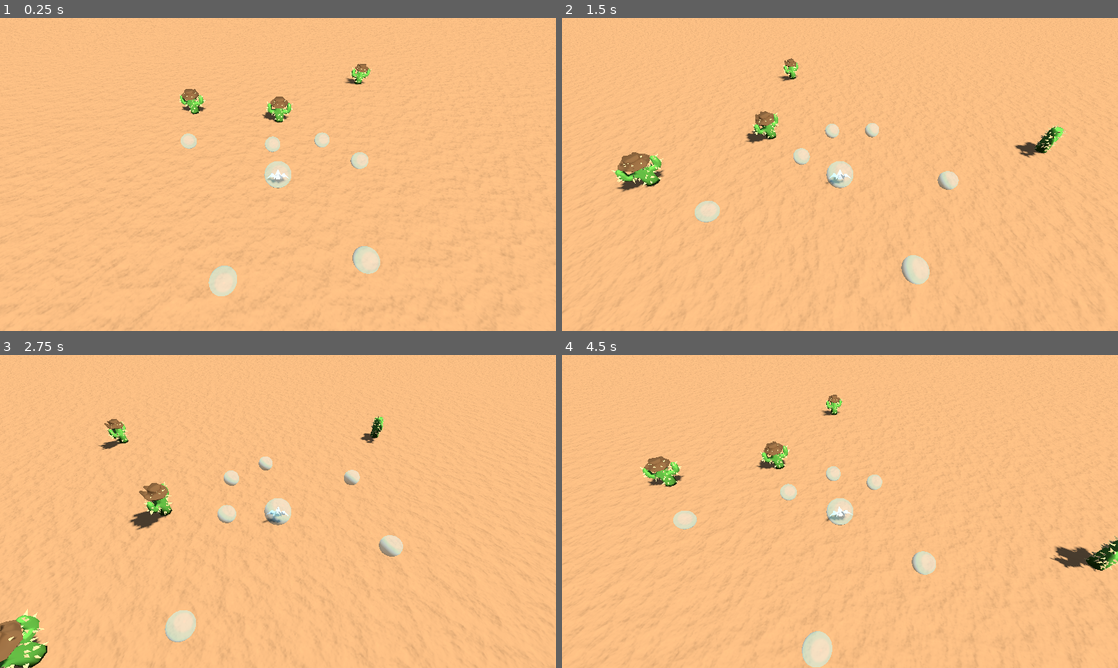
Above: before the commit, frames 1-4 (two rows, left to right).
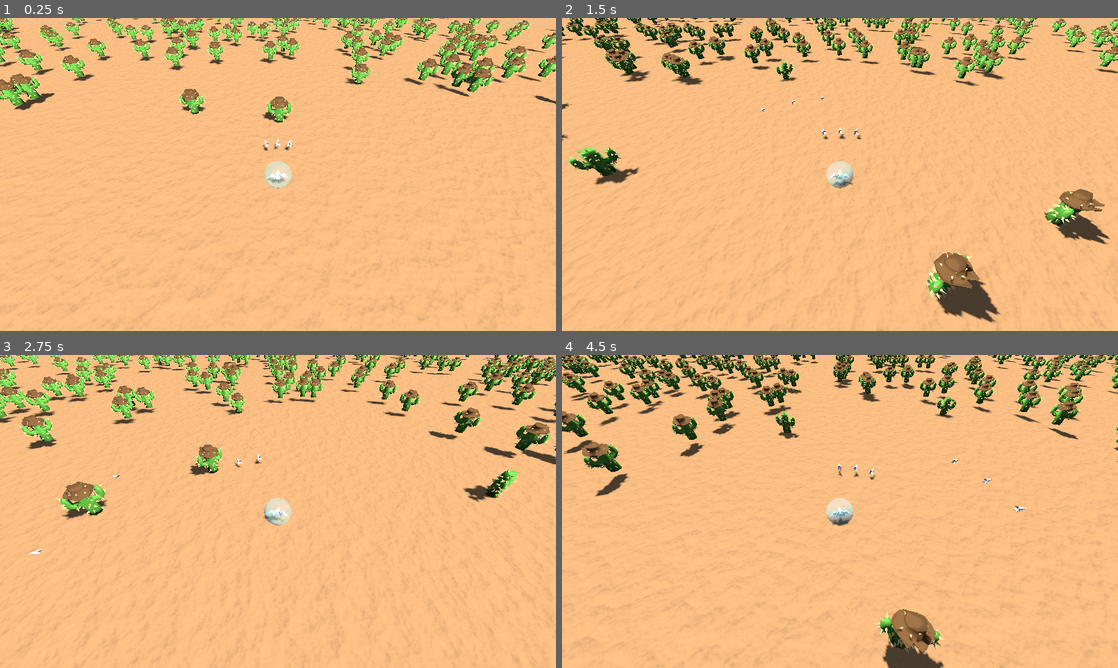
Above: after the commit, the same moments.

Repository: dicemaster5/BubbleSurvivors
Game: Godot game, scene res://scenes/world.tscn
Two runs of this game, one before a commit and one after it. Both use one fixed random seed, a clock stepped at 60 frames per second and the inputs below.
Inputs:
- Up to frame 1 (0.25 s): no input
- Up to frame 2 (1.5 s): hold D (move_right) 0.53-1.28 s; hold S (move_down) from 1.28 s (still down)
- Up to frame 3 (2.75 s): release S (move_down) at 2.03 s; hold D (move_right) from 2.03 s (still down)
- Up to frame 4 (4.5 s): release D (move_right) at 2.78 s; hold W (move_up) 2.78-3.53 s; hold A (move_left) from 3.53 s (still down)

The runs differ from the first frame. In frame 1, 9.4% of the frame differs, in the area x 0-100%, y 0-89%; in frame 2, 14%; in frame 3, 14%; in frame 4, 15%, in the area x 0-100%, y 0-100%.

Commit message:
Add back enemies and projectiles

Diff:
--- a/scenes/enemy.gd
+++ b/scenes/enemy.gd
@@ -15,8 +15,9 @@
 func _ready() -> void:
 	$Damageable.died.connect(handle_despawn)
 
-func _physics_process(_delta: float) -> void:
-
+func _physics_process(delta: float) -> void:
+	if target == null:
+		return
 	velocity = (target.global_position - global_position).normalized() * speed
 
 	# make the enemy face the target
@@ -25,7 +26,6 @@
 	rotation.y = -(target_xy - self_xy).angle() + PI / 2.0
 
 	move_and_slide()
-	global_position.y = 0
 
 	if global_position.distance_to(target.global_position) > max_dist_from_target:
 		handle_despawn()
@@ -35,5 +35,5 @@
 	queue_free()
 
 # Called every frame. 'delta' is the elapsed time since the previous frame.
-func _process(_delta: float) -> void:
+func _process(delta: float) -> void:
 	pass
--- a/scenes/enemy_spawner.gd
+++ b/scenes/enemy_spawner.gd
@@ -14,7 +14,7 @@
 var current_enemy_value: int = 0
 
 func _ready() -> void:
-	player_target = get_parent()
+	player_target = get_tree().get_root().get_node("World/Player")
 
 func _process(_delta: float) -> void:
 	while current_enemy_value < target_enemy_value:
@@ -23,7 +23,6 @@
 func spawn_enemy() -> void:
 	var enemy = enemy_scene.instantiate()
 	var enemy_parent = get_tree().get_root()
-	enemy_parent.add_child(enemy)
 
 	enemy.target = player_target
 
@@ -35,9 +34,11 @@
 	var rand_radius = sqrt(min_square + randf() * (max_square - min_square))
 
 	enemy.global_position = global_position + Vector3(cos(rand_dir) * rand_radius, 0, sin(rand_dir) * rand_radius)
+	enemy.despawned.connect(on_enemy_despawned)
+
+	enemy_parent.add_child(enemy)
+
 	current_enemy_value += enemy.value
-
-	enemy.despawned.connect(on_enemy_despawned)
 
 func on_enemy_despawned(value: int) -> void:
 	current_enemy_value -= value
--- a/scenes/player.tscn
+++ b/scenes/player.tscn
@@ -1,8 +1,12 @@
-[gd_scene load_steps=6 format=3 uid="uid://7ohxd0qm20qn"]
+[gd_scene load_steps=10 format=3 uid="uid://7ohxd0qm20qn"]
 
 [ext_resource type="Script" path="res://scripts/player.gd" id="1_mbgsa"]
 [ext_resource type="Material" uid="uid://cvs5cryl31buk" path="res://materials/bubble.tres" id="2_4uq68"]
 [ext_resource type="PackedScene" uid="uid://c1alrmmevr3dm" path="res://models/player/Ship.glb" id="3_vheof"]
+[ext_resource type="PackedScene" uid="uid://cii1lsucm3j0x" path="res://scenes/enemy_spawner.tscn" id="5_6wonv"]
+[ext_resource type="Script" path="res://scripts/projectile_spawner.gd" id="5_feg4p"]
+[ext_resource type="PackedScene" uid="uid://75yulxtrp7dk" path="res://scenes/projectile.tscn" id="6_52ojm"]
+[ext_resource type="PackedScene" uid="uid://bj8ad7oh5pca4" path="res://scenes/enemy.tscn" id="6_wqvc3"]
 
 [sub_resource type="SphereShape3D" id="SphereShape3D_faupd"]
 radius = 0.75
@@ -14,8 +18,6 @@
 collision_layer = 2
 collision_mask = 30
 script = ExtResource("1_mbgsa")
-acceleration = 0.05
-friction = 0.05
 
 [node name="CollisionShape3D" type="CollisionShape3D" parent="."]
 shape = SubResource("SphereShape3D_faupd")
@@ -28,4 +30,15 @@
 [node name="Ship" parent="." instance=ExtResource("3_vheof")]
 transform = Transform3D(0.5, 0, 0, 0, 0.5, 0, 0, 0, 0.5, 0, 0, 0)
 
+[node name="EnemySpawner" parent="." instance=ExtResource("5_6wonv")]
+enemy_scene = ExtResource("6_wqvc3")
+
+[node name="ProjectileSpawner" type="Node" parent="."]
+script = ExtResource("5_feg4p")
+projectile_scene = ExtResource("6_52ojm")
+
+[node name="FireTimer" type="Timer" parent="ProjectileSpawner"]
+wait_time = 0.4
+autostart = true
+
 [editable path="Ship"]
--- a/scenes/world.tscn
+++ b/scenes/world.tscn
@@ -25,6 +25,10 @@
 
 [node name="World" type="Node3D"]
 
+[node name="Player" parent="." instance=ExtResource("3_stshx")]
+collision_layer = 1
+collision_mask = 31
+
 [node name="GameManager" type="Node" parent="."]
 script = ExtResource("3_xifi4")
 
@@ -34,9 +38,6 @@
 lerp_speed = 20.0
 target = NodePath("../Player")
 offset = Vector3(0, 8, 8)
-
-[node name="Player" parent="." instance=ExtResource("3_stshx")]
-collision_mask = 7
 
 [node name="Ground" type="StaticBody3D" parent="."]
 collision_layer = 32
@@ -78,19 +79,37 @@
 shadow_enabled = true
 
 [node name="CollectableBubble" parent="." instance=ExtResource("8_kk2hr")]
-transform = Transform3D(1, 0, 0, 0, 1, 0, 0, 0, 1, 4.8529, 0.499999, -1.16496)
+transform = Transform3D(1, 0, 0, 0, 1, 0, 0, 0, 1, 8.88721, 0.5, 1.25369)
+collision_layer = 16
+collision_mask = 59
+gravity_scale = 1.0
 
 [node name="CollectableBubble2" parent="." instance=ExtResource("8_kk2hr")]
-transform = Transform3D(1, 0, 0, 0, 1, 0, 0, 0, 1, 3.44378, 0.5, 4.71196)
+transform = Transform3D(1, 0, 0, 0, 1, 0, 0, 0, 1, 6.7094, 0.5, 13.4278)
+collision_layer = 16
+collision_mask = 59
+gravity_scale = 1.0
 
 [node name="CollectableBubble3" parent="." instance=ExtResource("8_kk2hr")]
-transform = Transform3D(1, 0, 0, 0, 1, 0, 0, 0, 1, -1.99841, 0.5, 5.47062)
+transform = Transform3D(1, 0, 0, 0, 1, 0, 0, 0, 1, -16.4076, 0.5, 14.7278)
+collision_layer = 16
+collision_mask = 59
+gravity_scale = 1.0
 
 [node name="CollectableBubble4" parent="." instance=ExtResource("8_kk2hr")]
-transform = Transform3D(1, 0, 0, 0, 1, 0, 0, 0, 1, -5.91254, 0.5, -3.12516)
+transform = Transform3D(1, 0, 0, 0, 1, 0, 0, 0, 1, -26.4787, 0.5, -1.93453)
+collision_layer = 16
+collision_mask = 59
+gravity_scale = 1.0
 
 [node name="CollectableBubble5" parent="." instance=ExtResource("8_kk2hr")]
-transform = Transform3D(1, 0, 0, 0, 1, 0, 0, 0, 1, 2.93646, 0.499999, -3.25325)
+transform = Transform3D(1, 0, 0, 0, 1, 0, 0, 0, 1, 4.27459, 0.5, -7.68869)
+collision_layer = 16
+collision_mask = 59
+gravity_scale = 1.0
 
 [node name="CollectableBubble6" parent="." instance=ExtResource("8_kk2hr")]
-transform = Transform3D(1, 0, 0, 0, 1, 0, 0, 0, 1, -0.350796, 0.500001, -2.78204)
+transform = Transform3D(1, 0, 0, 0, 1, 0, 0, 0, 1, -16.7245, 0.5, -0.0531261)
+collision_layer = 16
+collision_mask = 59
+gravity_scale = 1.0
Not shown: 1 places in materials/cactus.tres that only renumber resources
Not shown: 1 places in materials/cactus_spikes.tres that only renumber resources
Not shown: 1 places in scenes/collectable_bubble.tscn that only renumber resources
Not shown: 1 places in scenes/world.tscn that only renumber resources
